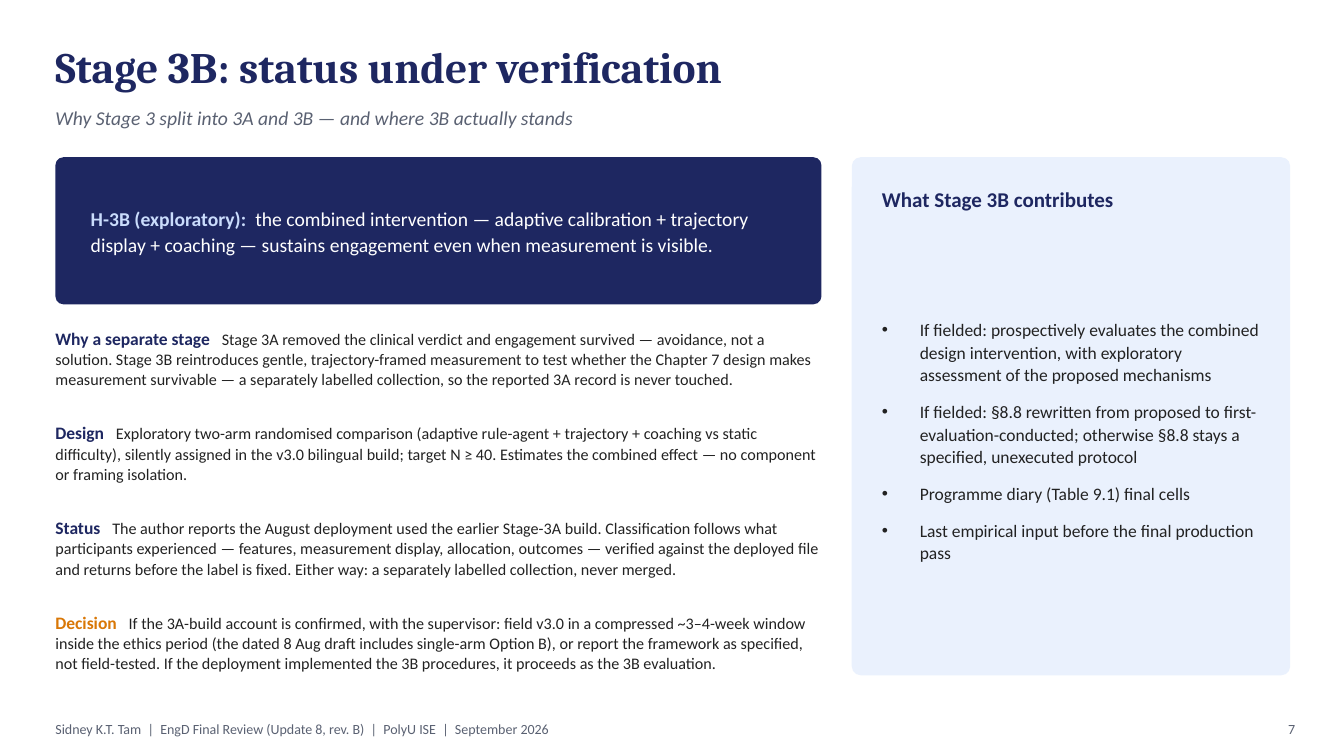
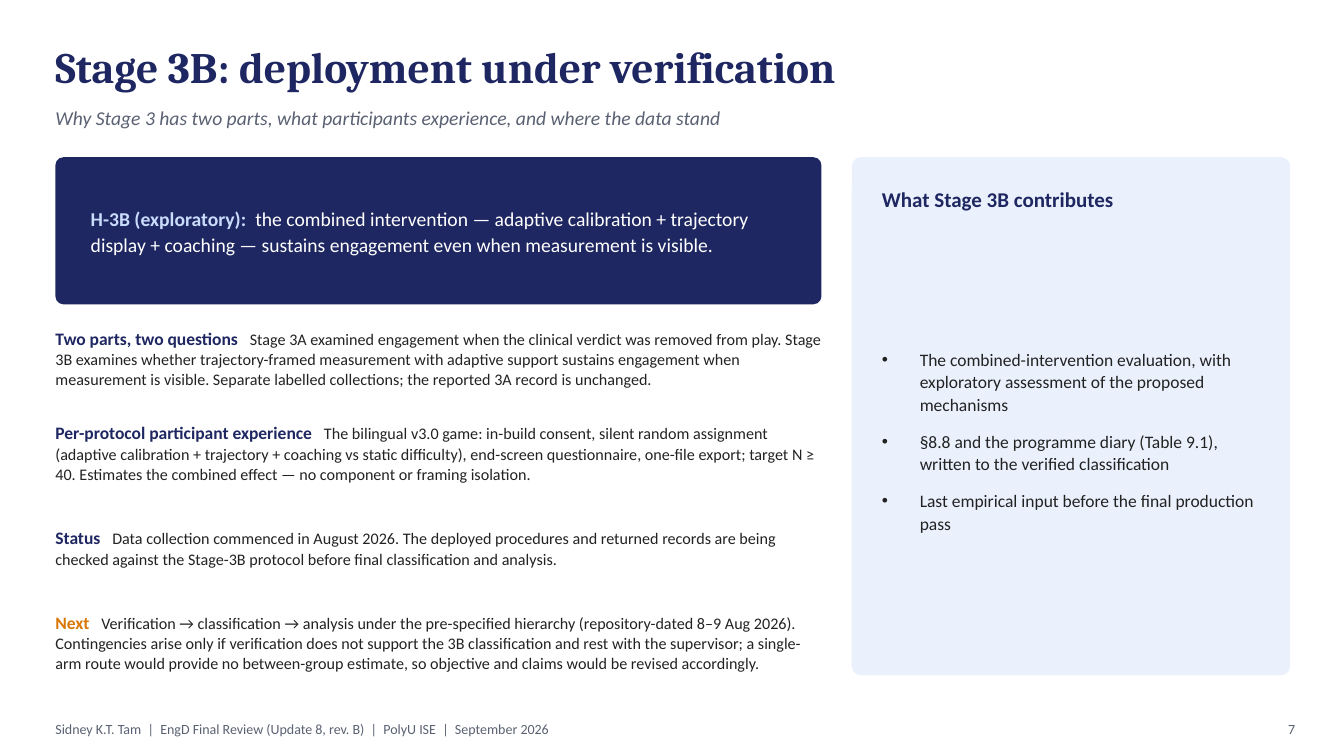
Before and after one commit to leicatam/gamification, a slide deck: slide 7 of docs/presentations/EngD_Update_8_Final_Review_September2026_revB.pptx. Drawn at 1344x756 pixels with LibreOffice and Linux fonts; fonts in the diff are those of the drawing. Boxes give left, top, right and bottom in pixels: in the first picture for what was removed or moved away, otherwise in the second. Text is boxed around its words. In the diff, an @@ line names an element or a change of style, - is before the commit and + after.

```diff
--- a/docs/presentations/EngD_Update_8_Final_Review_September2026_revB.pptx
+++ b/docs/presentations/EngD_Update_8_Final_Review_September2026_revB.pptx
@@ text at box(55, 52, 835, 93): text changed @@
-Stage 3B: status under verification
+Stage 3B: deployment under verification
@@ text at box(55, 111, 720, 129): text changed @@
-Why Stage 3 split into 3A and 3B — and where 3B actually stands
+Why Stage 3 has two parts, what participants experience, and where the data stand
@@ text at box(55, 332, 821, 388): text changed @@
-Why a separate stage Stage 3A removed the clinical verdict and engagement survived — avoidance, not a solution. Stage 3B reintroduces gentle, trajectory-framed measurement to test whether the Chapter 7 design makes measurement survivable — a separately labelled collection, so the reported 3A record is never touched.
+Two parts, two questions Stage 3A examined engagement when the clinical verdict was removed from play. Stage 3B examines whether trajectory-framed measurement with adaptive support sustains engagement when measurement is visible. Separate labelled collections; the reported 3A record is unchanged.
@@ text at box(920, 354, 1232, 470): text changed @@
-• If fielded: prospectively evaluates the combined design intervention, with exploratory assessment of the proposed mechanisms
-• If fielded: §8.8 rewritten from proposed to first-evaluation-conducted; otherwise §8.8 stays a specified, unexecuted protocol
-• Programme diary (Table 9.1) final cells
+• The combined-intervention evaluation, with exploratory assessment of the proposed mechanisms
+• §8.8 and the programme diary (Table 9.1), written to the verified classification
@@ text at box(55, 426, 802, 483): text changed @@
-Design Exploratory two-arm randomised comparison (adaptive rule-agent + trajectory + coaching vs static difficulty), silently assigned in the v3.0 bilingual build; target N ≥ 40. Estimates the combined effect — no component or framing isolation.
+Per-protocol participant experience The bilingual v3.0 game: in-build consent, silent random assignment (adaptive calibration + trajectory + coaching vs static difficulty), end-screen questionnaire, one-file export; target N ≥ 40. Estimates the combined effect — no component or framing isolation.
@@ text at box(55, 532, 775, 568): text changed @@
-Status The author reports the August deployment used the earlier Stage-3A build. Classification follows what participants experienced — features, measurement display, allocation, outcomes — verified against the deployed file and returns before the label is fixed. Either way: a separately labelled collection, never merged.
+Status Data collection commenced in August 2026. The deployed procedures and returned records are being checked against the Stage-3B protocol before final classification and analysis.
@@ text at box(55, 617, 801, 672): text changed @@
-Decision If the 3A-build account is confirmed, with the supervisor: field v3.0 in a compressed ~3–4-week window inside the ethics period (the dated 8 Aug draft includes single-arm Option B), or report the framework as specified, not field-tested. If the deployment implemented the 3B procedures, it proceeds as the 3B evaluation.
+Next Verification → classification → analysis under the pre-specified hierarchy (repository-dated 8–9 Aug 2026). Contingencies arise only if verification does not support the 3B classification and rest with the supervisor; a single-arm route would provide no between-group estimate, so objective and claims would be revised accordingly.
```
Also in this commit, not shown: 6 other slides changed, 2 other files.
